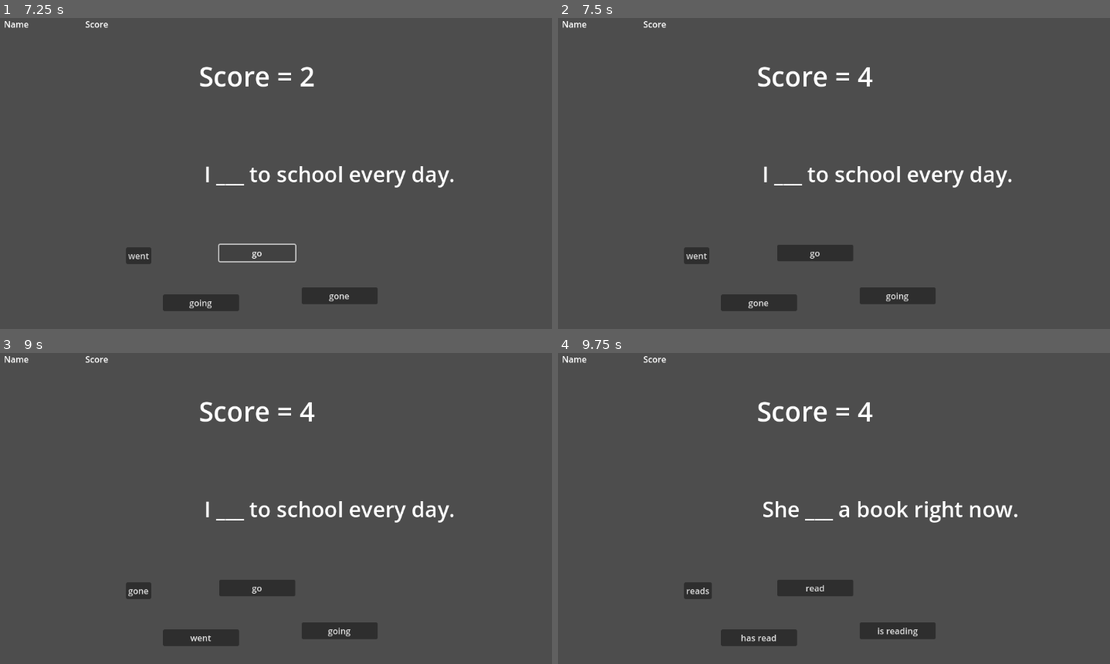
Above: before the commit, frames 1-4 (two rows, left to right).
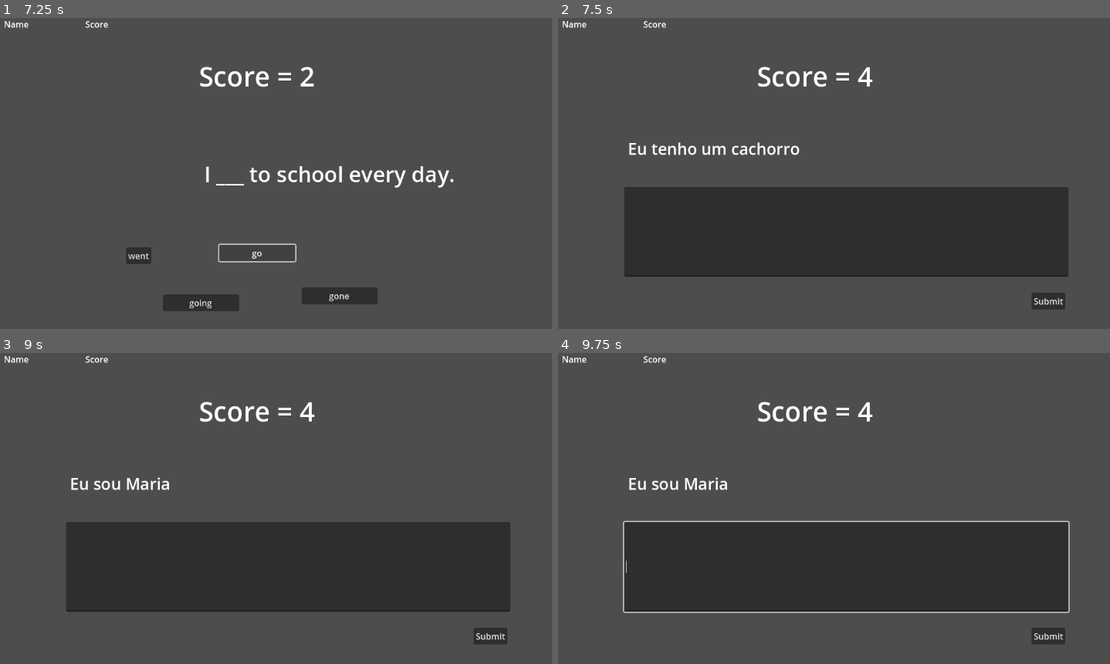
Above: after the commit, the same moments.

Repository: helpmeagain/project-kiwi
Game: Godot game, scene res://src/scenes/main-menu.tscn
Two runs of this game, one before a commit and one after it. Both use one fixed random seed, a clock stepped at 60 frames per second and the inputs below.
Inputs (mouse positions are in pixels of both pictures, inside the frame that each line leads up to):
- Up to frame 1 (7.25 s): click "Start" at 0.5 s; click (314, 229) at 1.27 s; type "Alex" at 1.35 s; click "Iniciar jogo" at 2 s; click "has read" at 2.75 s; click "go" at 3.5 s; click "go" at 4.25 s; click "going" at 5 s; click "go" at 5.75 s; click "go" at 6.5 s
- Up to frame 2 (7.5 s): click "went" at 7.25 s
- Up to frame 3 (9 s): click (491, 636) at 8 s, where only the run after the commit has a clickable "Submit"; click "gone" at 8.75 s
- Up to frame 4 (9.75 s): click (696, 589) at 9.5 s, where only the run before the commit has a clickable "gone"

Frame 1 is identical in both runs. In frame 2, 25% of the frame differs, in the area x 12-93%, y 39-95%; in frame 3, 25%; in frame 4, 26%, in the area x 11-93%, y 39-95%.
Error in both runs: Invalid access to property or key '1' on a base object of type 'Dictionary'. (res://src/scripts/questions.gd:49)

Commit message:
feat: add 'type the sentence' exercise

Diff:
--- /dev/null
+++ b/src/assets/exercises/type-the-sentence.json
@@ -0,0 +1,14 @@
+[
+  {
+	"original": "Eu sou Maria",
+	"correct_answers": ["I'm Maria", "I am Maria"]
+  },
+  {
+	"original": "Como você está?",
+	"correct_answers": ["How are you?", "How're you?", "How are you doing?"]
+  },
+  {
+	"original": "Eu tenho um cachorro",
+	"correct_answers": ["I have a dog", "I've got a dog"]
+  }
+]
--- /dev/null
+++ b/src/scenes/exercises/type-the-sentence.tscn
@@ -0,0 +1,38 @@
+[gd_scene load_steps=2 format=3 uid="uid://dimpdspk1a87n"]
+
+[ext_resource type="Script" uid="uid://dodn146wo7q7b" path="res://src/scripts/exercises/type_the_sentence.gd" id="1_375r2"]
+
+[node name="Type-the-sentence" type="Control"]
+layout_mode = 3
+anchors_preset = 15
+anchor_right = 1.0
+anchor_bottom = 1.0
+grow_horizontal = 2
+grow_vertical = 2
+script = ExtResource("1_375r2")
+
+[node name="OriginalTextLabel" type="Label" parent="."]
+layout_mode = 0
+offset_left = 178.0
+offset_top = 223.0
+offset_right = 432.0
+offset_bottom = 265.0
+theme_override_font_sizes/font_size = 30
+text = "Generic question"
+
+[node name="LineEdit" type="LineEdit" parent="."]
+layout_mode = 0
+offset_left = 171.0
+offset_top = 316.0
+offset_right = 1001.0
+offset_bottom = 484.0
+
+[node name="SubmitButton" type="Button" parent="."]
+layout_mode = 0
+offset_left = 932.0
+offset_top = 514.0
+offset_right = 995.0
+offset_bottom = 545.0
+text = "Submit"
+
+[connection signal="pressed" from="SubmitButton" to="." method="_on_submit_button_pressed"]
--- /dev/null
+++ b/src/scripts/exercises/type_the_sentence.gd
@@ -0,0 +1,40 @@
+extends Control
+
+signal answer_correct
+signal answer_wrong
+
+var questions: Array
+var current_question: Dictionary
+
+func initialize(data_file: String) -> void:
+	questions = ExercisesBank.load_questions(data_file)
+	if questions.is_empty():
+		push_error("Nenhuma pergunta carregada para: " + data_file)
+		return
+
+	load_new_question()
+
+func load_new_question() -> void:
+	current_question = questions.pick_random()
+	setup_question_display()
+
+func setup_question_display() -> void:
+	$OriginalTextLabel.text = current_question.original
+	$LineEdit.text = ""
+
+func validate_answer(answer: String) -> bool:
+	var normalized_answer = answer.to_lower().strip_edges()
+
+	for correct in current_question.correct_answers:
+		if normalized_answer == correct.to_lower().strip_edges():
+			return true
+
+	return false
+
+func _on_submit_button_pressed() -> void:
+	var user_answer = $LineEdit.text
+
+	if validate_answer(user_answer):
+		emit_signal("answer_correct")
+	else:
+		emit_signal("answer_wrong")
--- a/src/scripts/questions.gd
+++ b/src/scripts/questions.gd
@@ -9,10 +9,10 @@
 #		"scene": "res://src/scenes/exercises/listen-then-type.tscn",
 #		"data_file": "listen_then_type.json"
 #	},
-#	"type_translation": {
-#		"scene": "res://src/scenes/exercises/type-the-sentence.tscn",
-#		"data_file": "type_the_sentence.json"
-#	}
+	"type_translation": {
+		"scene": "res://src/scenes/exercises/type-the-sentence.tscn",
+		"data_file": "type-the-sentence.json"
+	}
 }
 
 const SCORE_TEXT = "Score = "
Not shown, added: src/scripts/exercises/type_the_sentence.gd.uid
